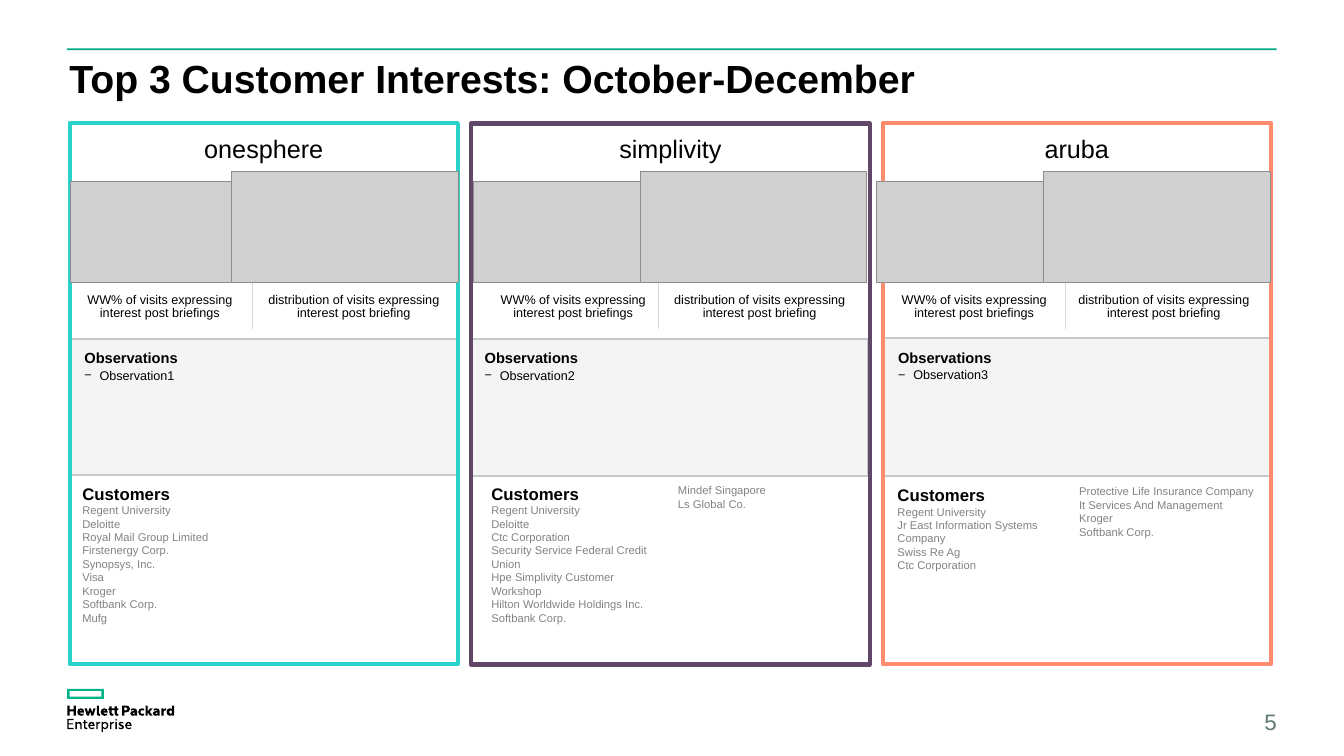
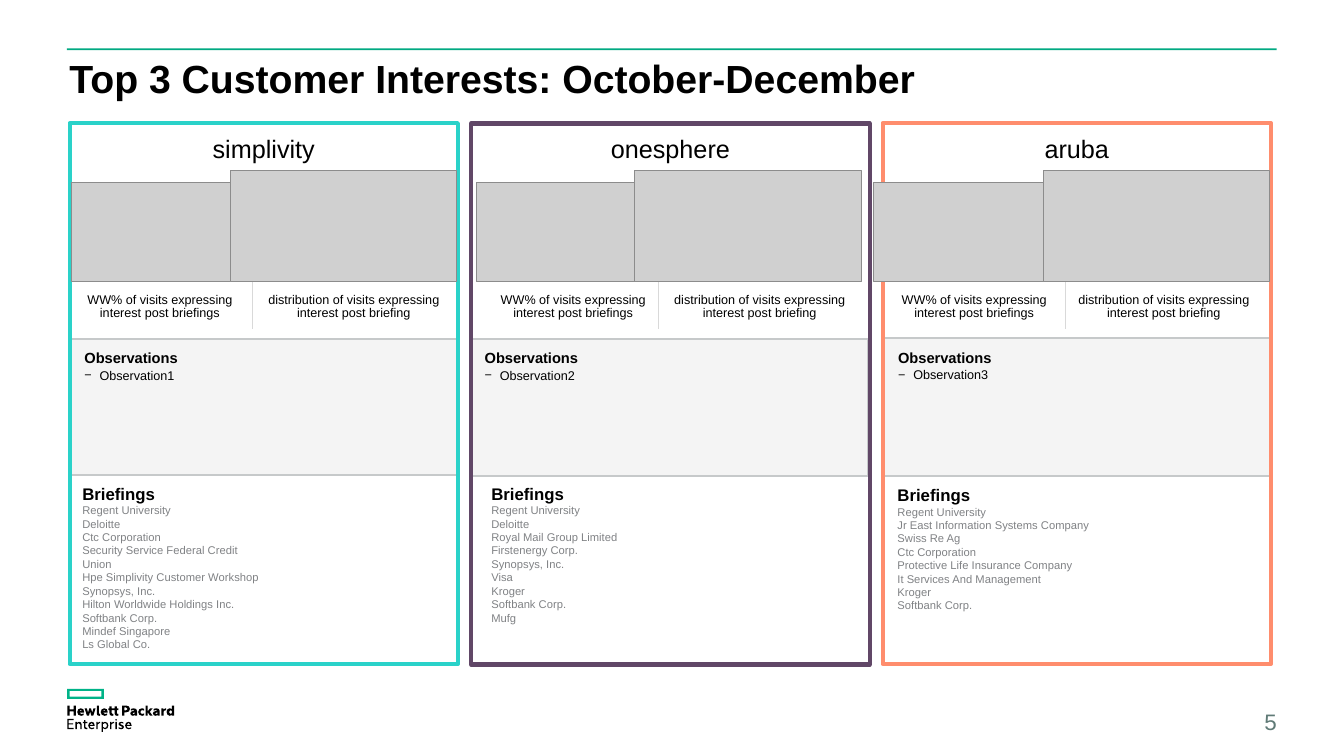
Before and after one commit to clivemeister/excel_to_ppt, a slide deck: slide 5 of GCA_Customer_Insights_December-2017.pptx. Drawn at 1344x756 pixels with LibreOffice and Linux fonts; fonts in the diff are those of the drawing; grey boxes stand for pictures. Boxes give left, top, right and bottom in pixels: in the first picture for what was removed or moved away, otherwise in the second. Text is boxed around its words. In the diff, an @@ line names an element or a change of style, - is before the commit and + after.

```diff
--- a/GCA_Customer_Insights_December-2017.pptx
+++ b/GCA_Customer_Insights_December-2017.pptx
@@ text in rectangle at [213,139,315,163]: text changed @@
-onesphere
+simplivity
@@ text in rectangle at [611,139,730,164]: text changed @@
-simplivity
+onesphere
@@ picture: place and size @@
-picture at [640,171,867,282]
+picture at [635,170,861,281]
@@ picture: place and size @@
-picture at [877,181,1049,282]
+picture at [873,182,1044,281]
@@ text at [82,488,155,504]: text changed @@
-Customers
+Briefings
@@ text at [491,488,564,504]: text changed @@
-Customers
+Briefings
@@ text "Briefings" at [897,489,1089,611]: columns 2 to 1 @@
@@ text at [897,489,970,505]: text changed @@
-Customers
+Briefings
@@ text at [82,533,258,584]: text changed @@
-Royal Mail Group Limited
-Firstenergy Corp.
+Ctc Corporation
+Security Service Federal Credit Union
+Hpe Simplivity Customer Workshop
@@ text at [491,533,617,597]: text changed @@
-Ctc Corporation
-Security Service Federal Credit Union
-Hpe Simplivity Customer Workshop
-Hilton Worldwide Holdings Inc.
+Royal Mail Group Limited
+Firstenergy Corp.
+Synopsys, Inc.
+Visa
+Kroger
@@ text at [82,600,234,610]: text changed @@
-Visa
-Kroger
+Hilton Worldwide Holdings Inc.
@@ text at [82,627,170,648]: text changed @@
-Mufg
+Mindef Singapore
+Ls Global Co.
@@ text at [491,614,516,624]: text changed @@
-Mindef Singapore
-Ls Global Co.
+Mufg
```
Also in this commit, not shown: 4 other slides changed, 1 slide added, 40 other files.
